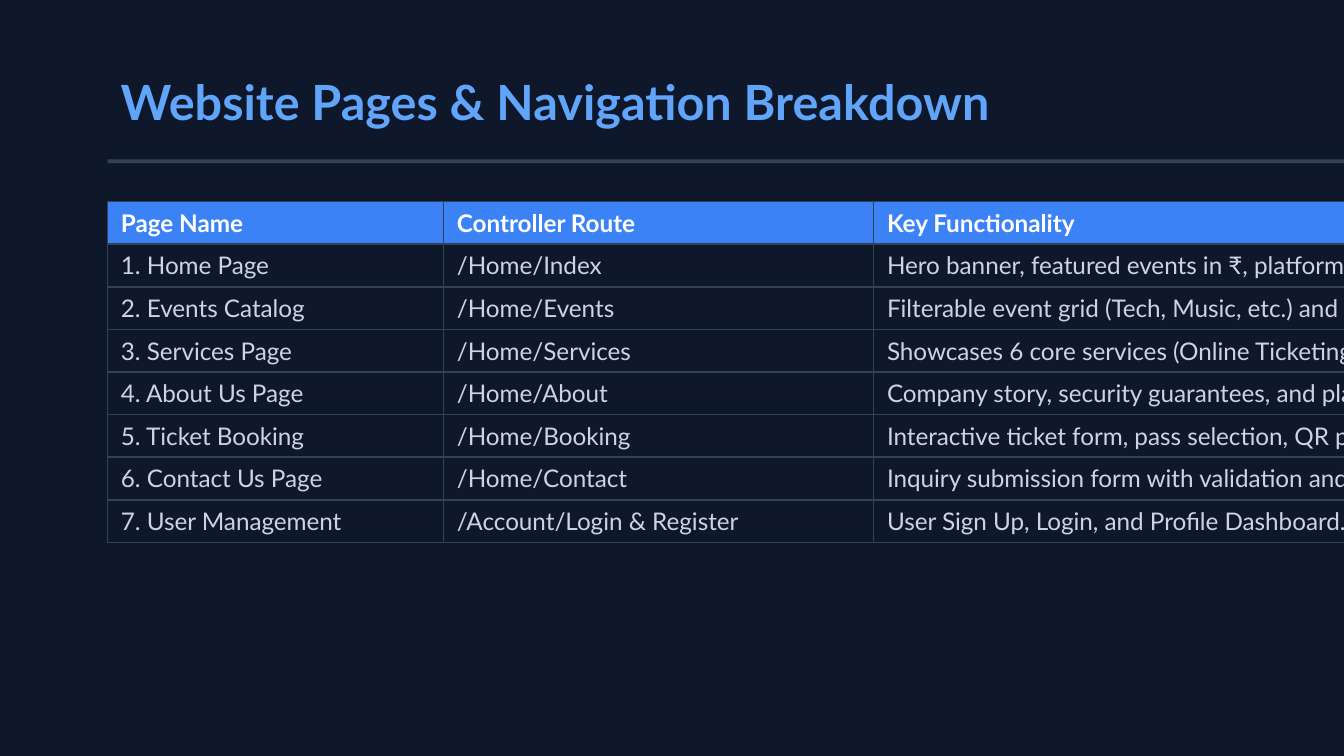
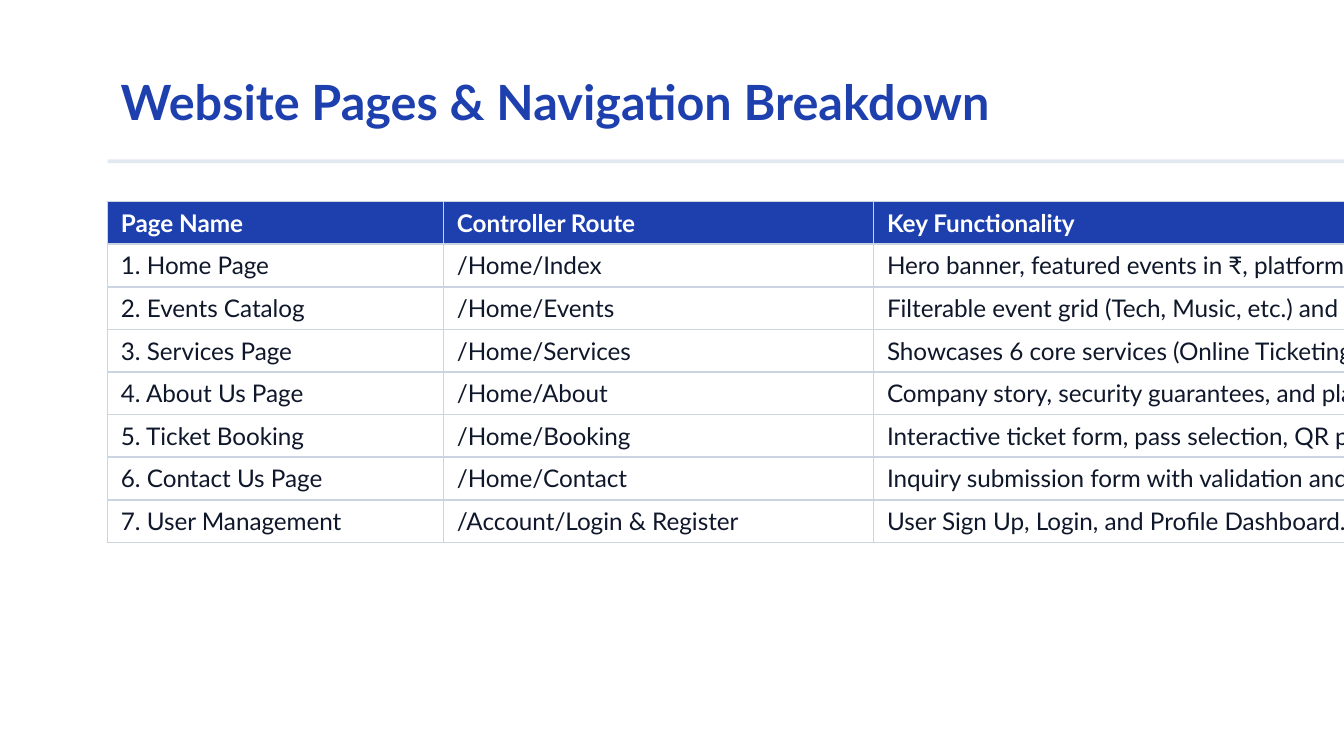
Before and after one commit to sakaliyavinay/EventEase, a slide deck: slide 5 of EventEase_Presentation.pptx. Drawn at 1344x756 pixels with LibreOffice and Linux fonts; fonts in the diff are those of the drawing. Boxes give left, top, right and bottom in pixels: in the first picture for what was removed or moved away, otherwise in the second. Text is boxed around its words. In the diff, an @@ line names an element or a change of style, - is before the commit and + after.

```diff
--- a/EventEase_Presentation.pptx
+++ b/EventEase_Presentation.pptx
@@ background #0F172A to #FFFFFF @@
@@ text "Website Pages & Navigation Breakdown" at (121,84,990,129): text colour #60A5FA to #1E40AF @@
@@ line (108, 161) - (1344, 161): stroke #334155 2 pt to #E2E8F0 2 pt @@
@@ table at (108,202,1344,539) @@
@@ fill #3B82F6 to #1E40AF in row 1 @@
@@ text colour #CBD5E1 to #0F172A @@
@@ borders changed @@
```
Also in this commit, not shown: 9 other slides changed, 4 other files.
